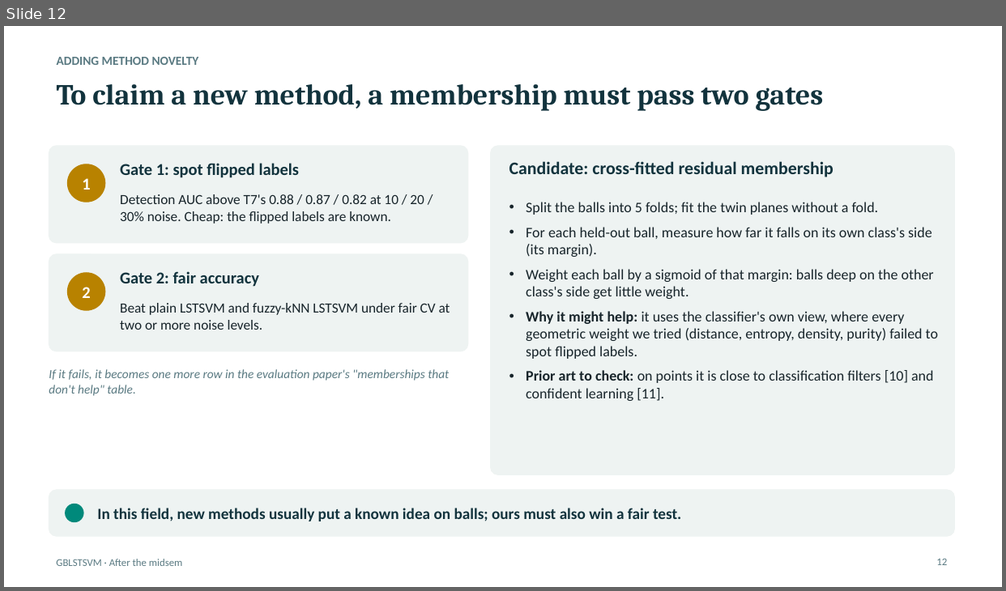
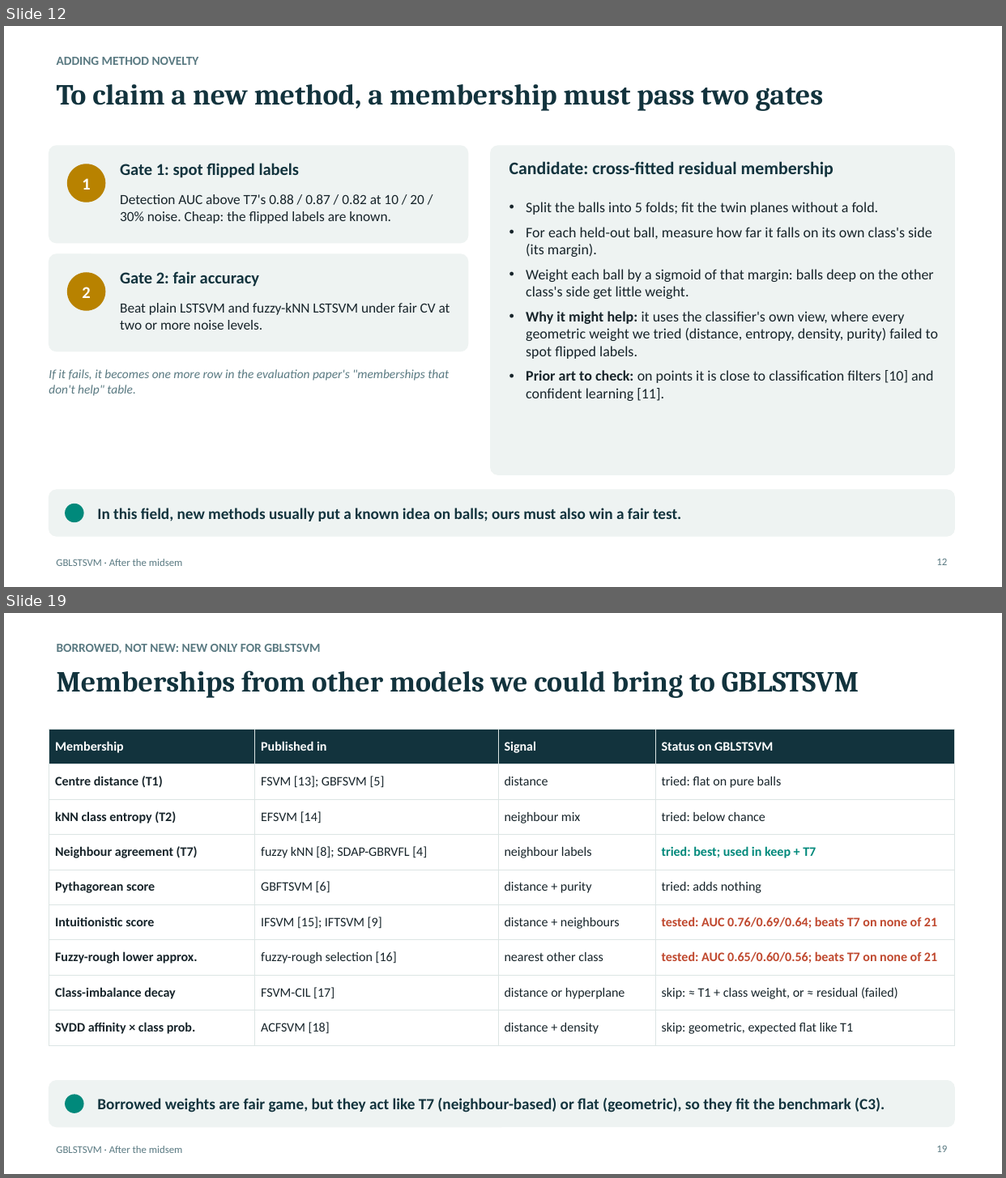
Before and after one commit to Jayagna/GBLSTSVM, a slide deck: reports/post_midsem/post_midsem.pptx. Shown one above the other, each under a label of ours: slide 12 before the commit, slides 12 and 19 after it; the slides between them are not shown. The pictures are 1006x591 and 1006x1178 pixels, drawn with LibreOffice and Linux fonts; fonts in the diff are those of the drawing. Boxes give left, top, right and bottom in pixels: in the first picture for what was removed or moved away, otherwise in the second. Text is boxed around its words. In the diff, an @@ line names an element or a change of style, - is before the commit and + after.

```diff
--- a/reports/post_midsem/post_midsem.pptx
+++ b/reports/post_midsem/post_midsem.pptx
@@ slide 19 added at (4, 613, 1002, 1174), background #FFFFFF; not listed: 1 template element that a slide beside it also shows @@
@@ text added at (57, 644, 320, 653), 12 pt, text #5A7A82, bold @@
+BORROWED, NOT NEW: NEW ONLY FOR GBLSTSVM
@@ title added at (57, 671, 859, 698), 28 pt, text #12333D, bold @@
+Memberships from other models we could bring to GBLSTSVM
@@ table added at (49, 729, 955, 1037), 9 rows, 4 columns @@
+Membership | Published in | Signal | Status on GBLSTSVM
+Centre distance (T1) | FSVM [13]; GBFSVM [5] | distance | tried: flat on pure balls
+kNN class entropy (T2) | EFSVM [14] | neighbour mix | tried: below chance
+Neighbour agreement (T7) | fuzzy kNN [8]; SDAP-GBRVFL [4] | neighbour labels | tried: best; used in keep + T7
+Pythagorean score | GBFTSVM [6] | distance + purity | tried: adds nothing
+Intuitionistic score | IFSVM [15]; IFTSVM [9] | distance + neighbours | tested: AUC 0.76/0.69/0.64; beats T7 on none of 21
+Fuzzy-rough lower approx. | fuzzy-rough selection [16] | nearest other class | tested: AUC 0.65/0.60/0.56; beats T7 on none of 21
+Class-imbalance decay | FSVM-CIL [17] | distance or hyperplane | skip: ≈ T1 + class weight, or ≈ residual (failed)
+SVDD affinity × class prob. | ACFSVM [18] | distance + density | skip: geometric, expected flat like T1
@@ rounded rectangle added at (49, 1081, 955, 1127), fill #EEF3F2, outline #EEF3F2 0.75 pt @@
@@ ellipse added at (66, 1095, 83, 1113), fill #00897B, outline #00897B 1 pt @@
@@ text added at (97, 1098, 884, 1113), 15 pt, text #12333D, bold @@
+Borrowed weights are fair game, but they act like T7 (neighbour-based) or flat (geometric), so they fit the benchmark (C3).
@@ page number added at (936, 1145, 947, 1152), 10 pt, text #5A7A82 @@
+19
```
Also in this commit, not shown: 2 slides changed, 5 other slides added, 6 other files.
